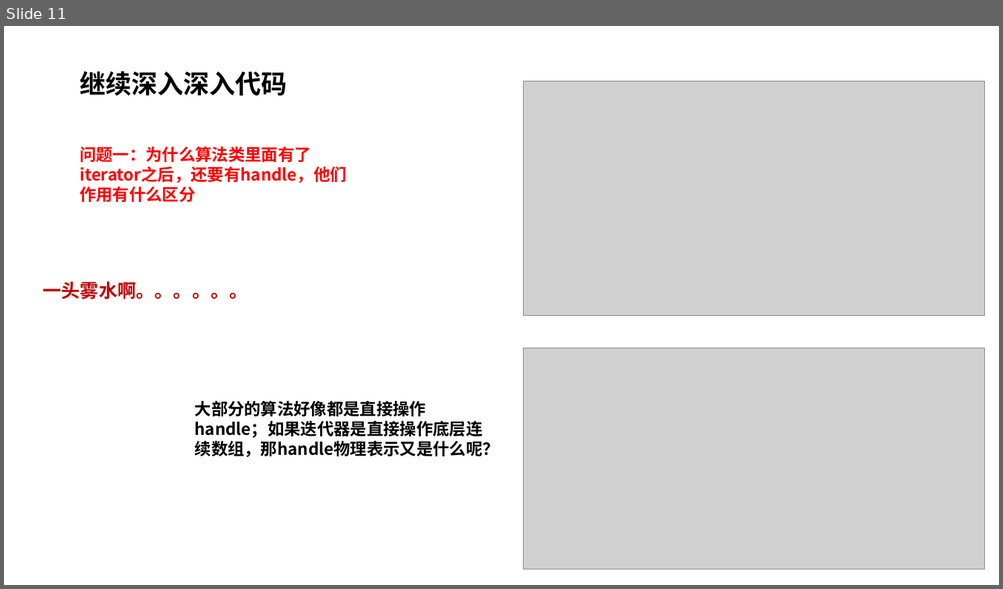
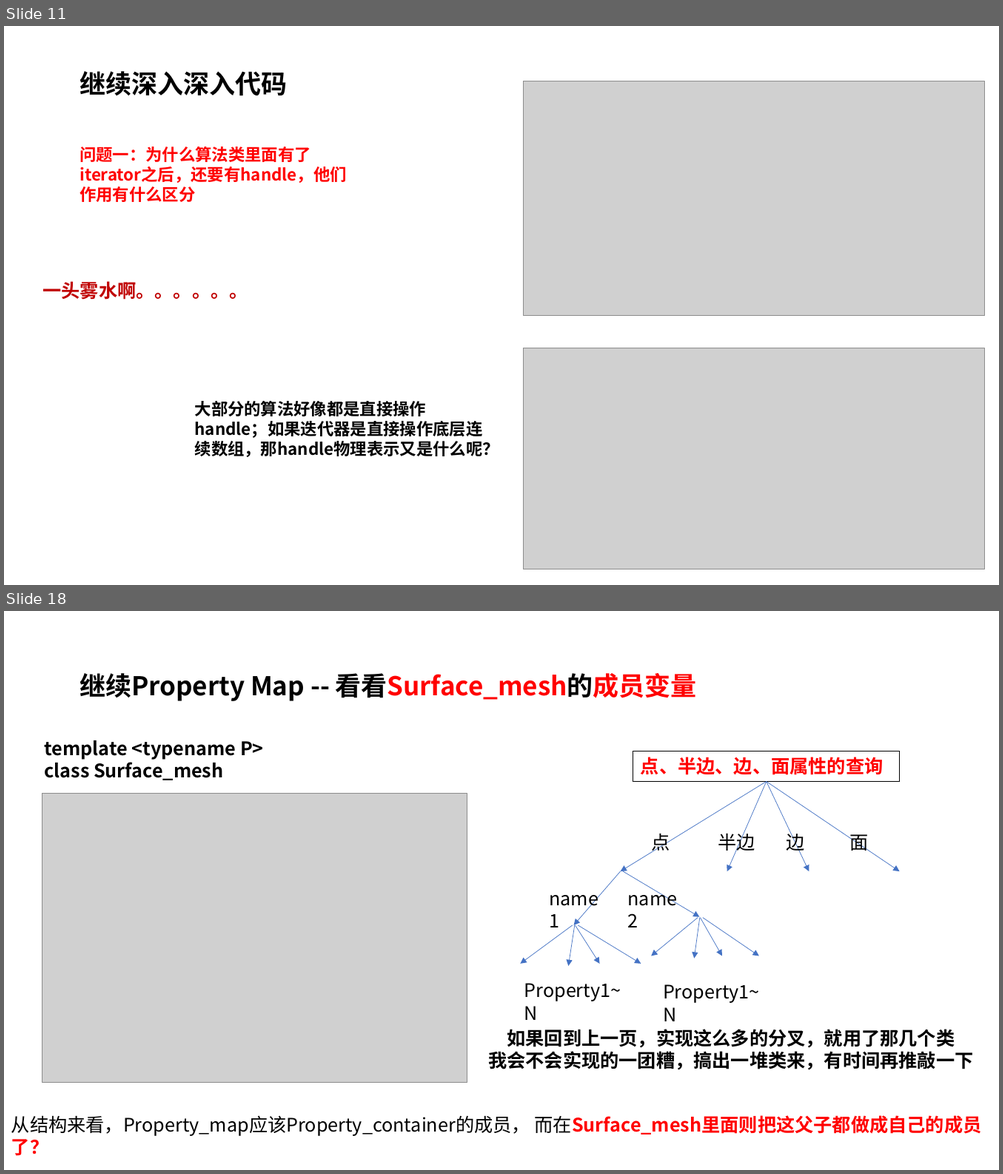
Before and after one commit to pczpcz/GAME102Learning, a slide deck: note/01 geometry algorithm/CGAL.pptx. Shown one above the other, each under a label of ours: slide 11 before the commit, slides 11 and 18 after it; the slides between them are not shown. The pictures are 1003x589 and 1003x1174 pixels, drawn with LibreOffice and Linux fonts; fonts in the diff are those of the drawing; grey boxes stand for pictures. Boxes give left, top, right and bottom in pixels: in the first picture for what was removed or moved away, otherwise in the second. Text is boxed around its words. In the diff, an @@ line names an element or a change of style, - is before the commit and + after.

```diff
--- a/note/01 geometry algorithm/CGAL.pptx
+++ b/note/01 geometry algorithm/CGAL.pptx
@@ slide 18 added at (4, 611, 999, 1170), background #FFFFFF @@
@@ title added at (79, 673, 697, 701), 25 pt, text #000000, bold @@
+继续Property Map -- 看看Surface_mesh的成员变量
@@ text added at (44, 741, 264, 780), 18 pt, text #000000, bold @@
+template <typename P>
+class Surface_mesh
@@ picture added at (42, 794, 466, 1083) @@
@@ group added at (521, 752, 899, 1022): 14 arrows, 8 texts, 1 rectangle @@
+点、半边、边、面属性的查询
+点
+半边
+边
+面
+name1
+name2
+Property1~N
+Property1~N
@@ text added at (488, 1029, 973, 1071), 18 pt, text #000000, bold @@
+如果回到上一页，实现这么多的分叉，就用了那几个类
+我会不会实现的一团糟，搞出一堆类来，有时间再推敲一下
@@ text added at (11, 1116, 982, 1136), 18 pt, text #000000 @@
+从结构来看，Property_map应该Property_container的成员， 而在Surface_mesh里面则把这父子都做成自己的成员了？
```
Also in this commit, not shown: 1 slide changed, 26 other slides added, 2 other files.
